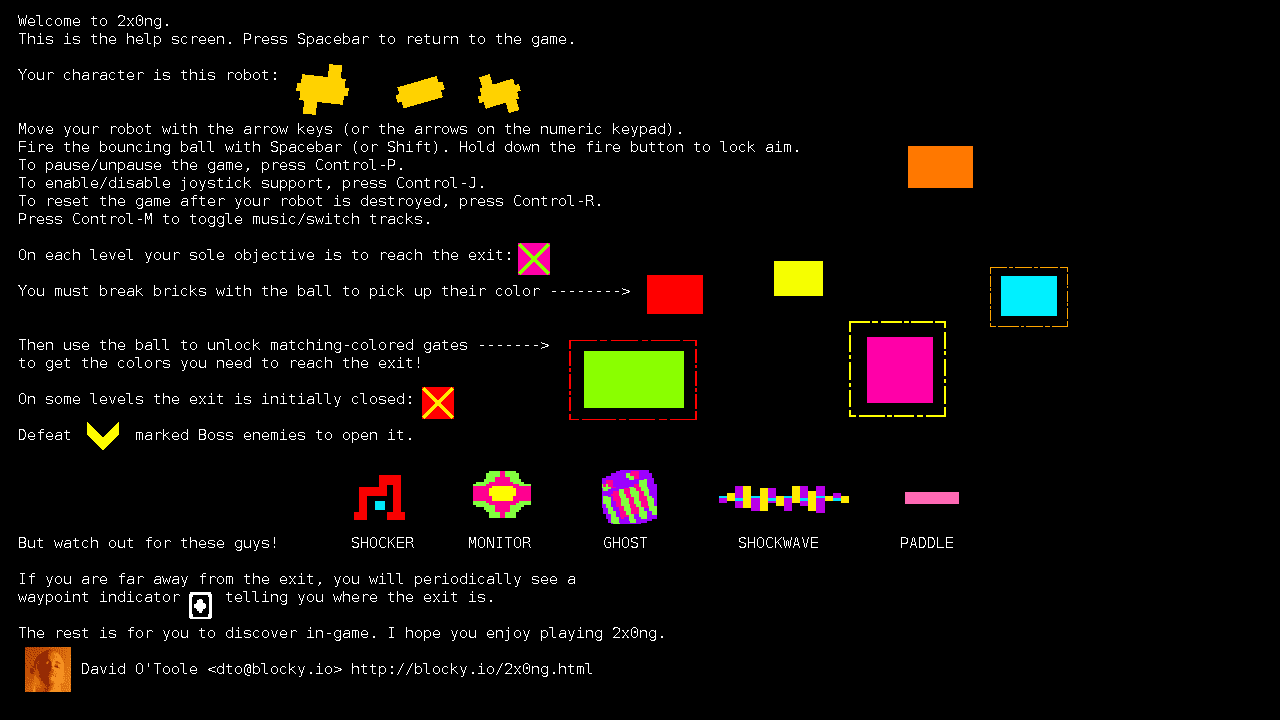
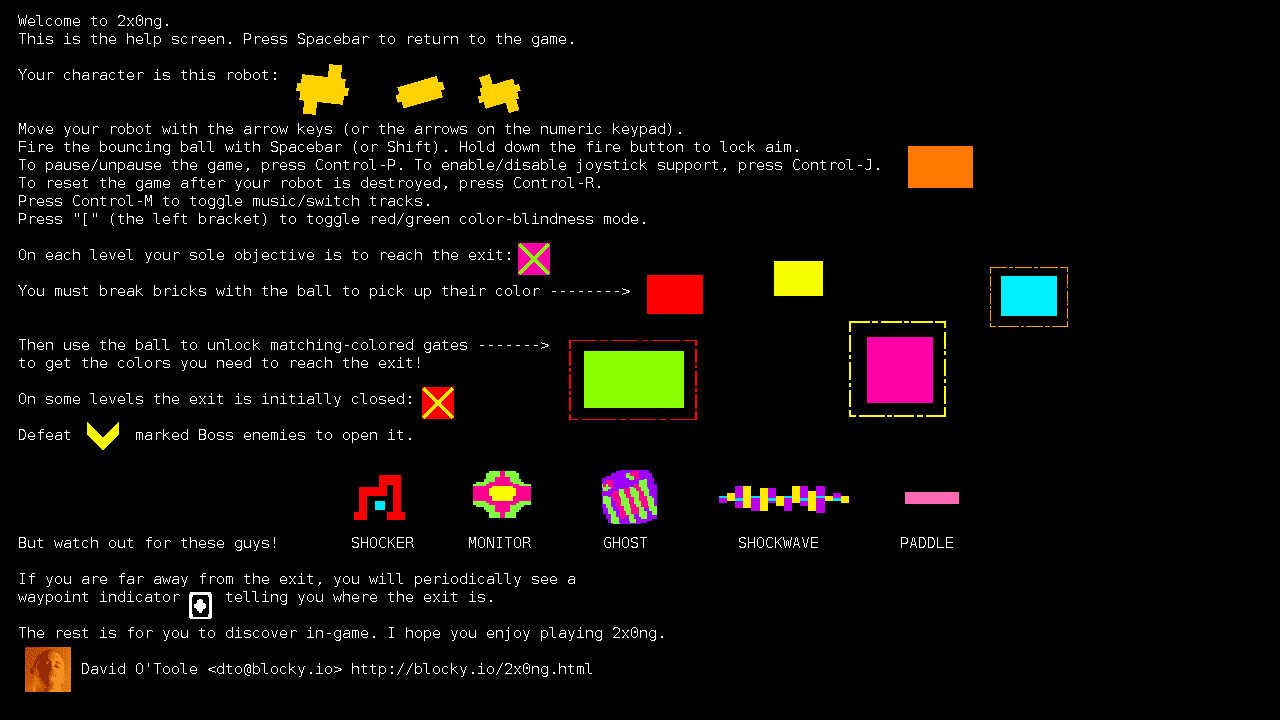
Layer changes from the first 1280x720 image to the second:
painted on "Welcome to 2x0ng. ..." over box(19, 159, 879, 227)
